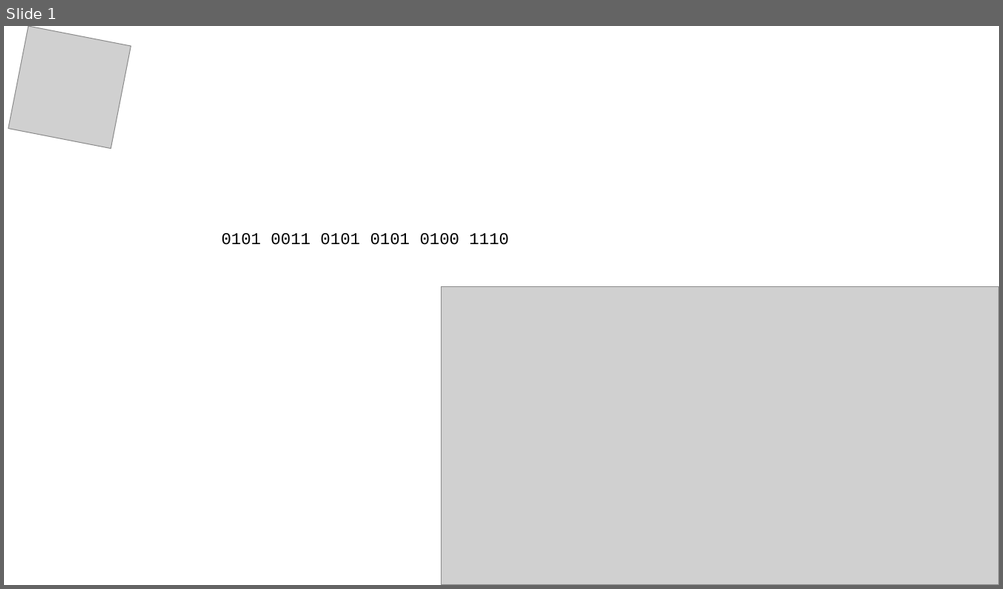
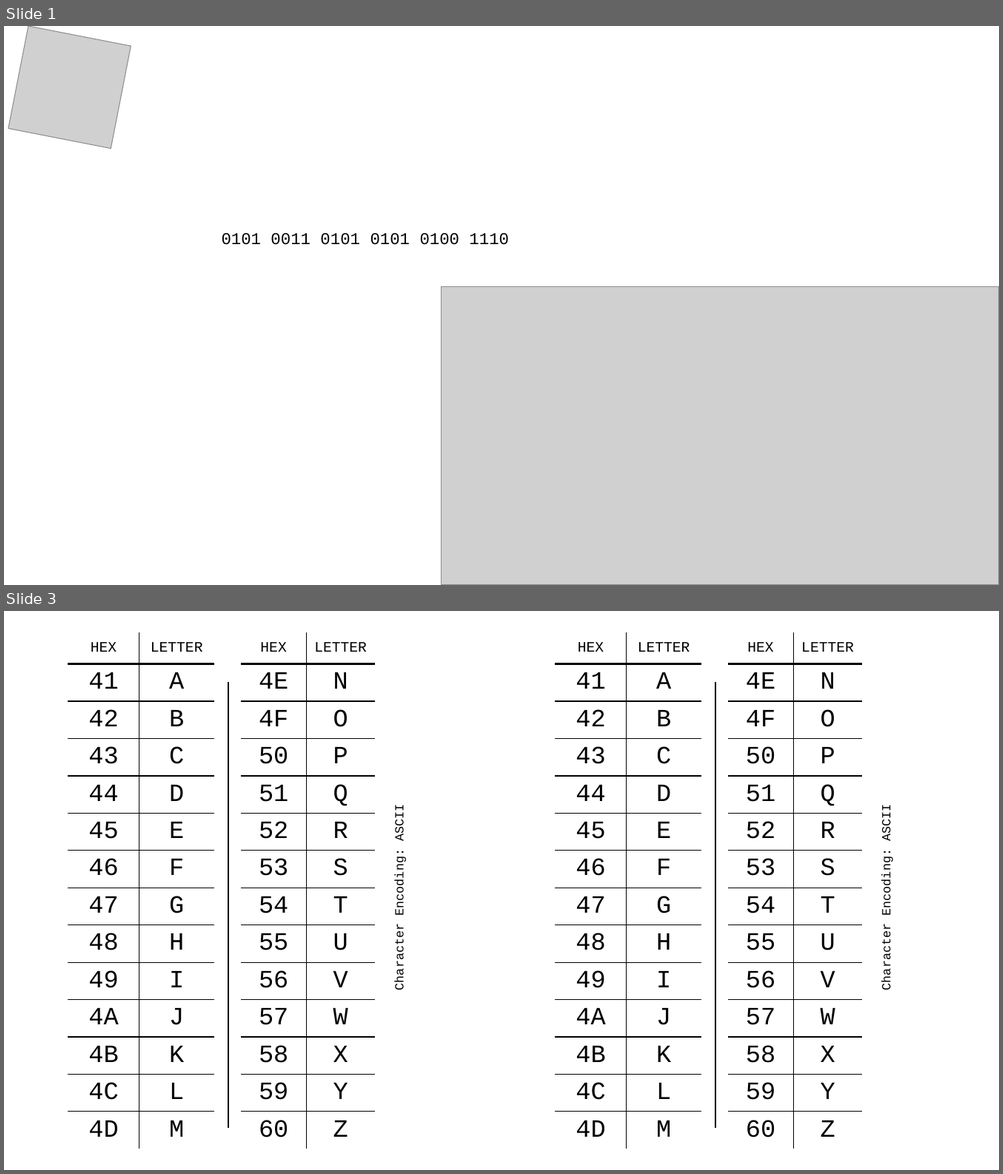
Before and after one commit to ceecee-h/lost-in-translation, a slide deck: assets/cs_night_info.pptx. Shown one above the other, each under a label of ours: slide 1 before the commit, slides 1 and 3 after it; the slides between them are not shown. The pictures are 1003x589 and 1003x1174 pixels, drawn with LibreOffice and Linux fonts; fonts in the diff are those of the drawing; grey boxes stand for pictures. Boxes give left, top, right and bottom in pixels: in the first picture for what was removed or moved away, otherwise in the second. Text is boxed around its words. In the diff, an @@ line names an element or a change of style, - is before the commit and + after.

```diff
--- a/assets/cs_night_info.pptx
+++ b/assets/cs_night_info.pptx
@@ slide 3 added at <box>4,611,999,1170</box>, background #FFFFFF @@
@@ table added at <box>68,632,214,1149</box>, 14 rows, 2 columns @@
+HEX | LETTER
+41 | A
+42 | B
+43 | C
+44 | D
+45 | E
+46 | F
+47 | G
+48 | H
+49 | I
+4A | J
+4B | K
+4C | L
+4D | M
@@ table added at <box>241,632,375,1149</box>, 14 rows, 2 columns @@
+HEX | LETTER
+4E | N
+4F | O
+50 | P
+51 | Q
+52 | R
+53 | S
+54 | T
+55 | U
+56 | V
+57 | W
+58 | X
+59 | Y
+60 | Z
@@ table added at <box>555,632,701,1149</box>, 14 rows, 2 columns @@
+HEX | LETTER
+41 | A
+42 | B
+43 | C
+44 | D
+45 | E
+46 | F
+47 | G
+48 | H
+49 | I
+4A | J
+4B | K
+4C | L
+4D | M
@@ table added at <box>728,632,862,1149</box>, 14 rows, 2 columns @@
+HEX | LETTER
+4E | N
+4F | O
+50 | P
+51 | Q
+52 | R
+53 | S
+54 | T
+55 | U
+56 | V
+57 | W
+58 | X
+59 | Y
+60 | Z
@@ line added from (228, 683) to (228, 1128), #000000 1.5 pt @@
@@ line added from (715, 683) to (715, 1128), #000000 1.5 pt @@
@@ text added at <box>393,808,407,988</box>, 12 pt, text #000000 @@
+Character Encoding: ASCII
@@ text added at <box>880,808,894,988</box>, 12 pt, text #000000 @@
+Character Encoding: ASCII
```
Also in this commit, not shown: 1 slide changed, 1 other slide added, 1 other file.
